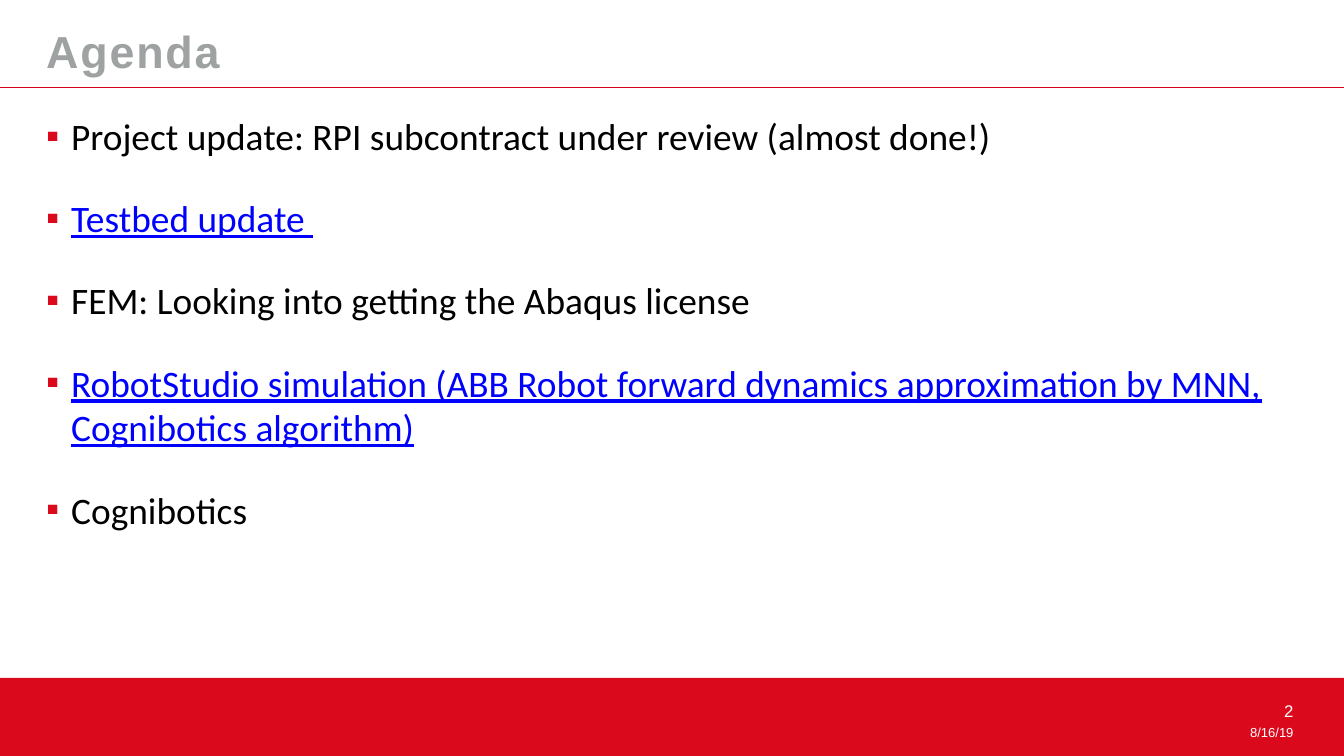
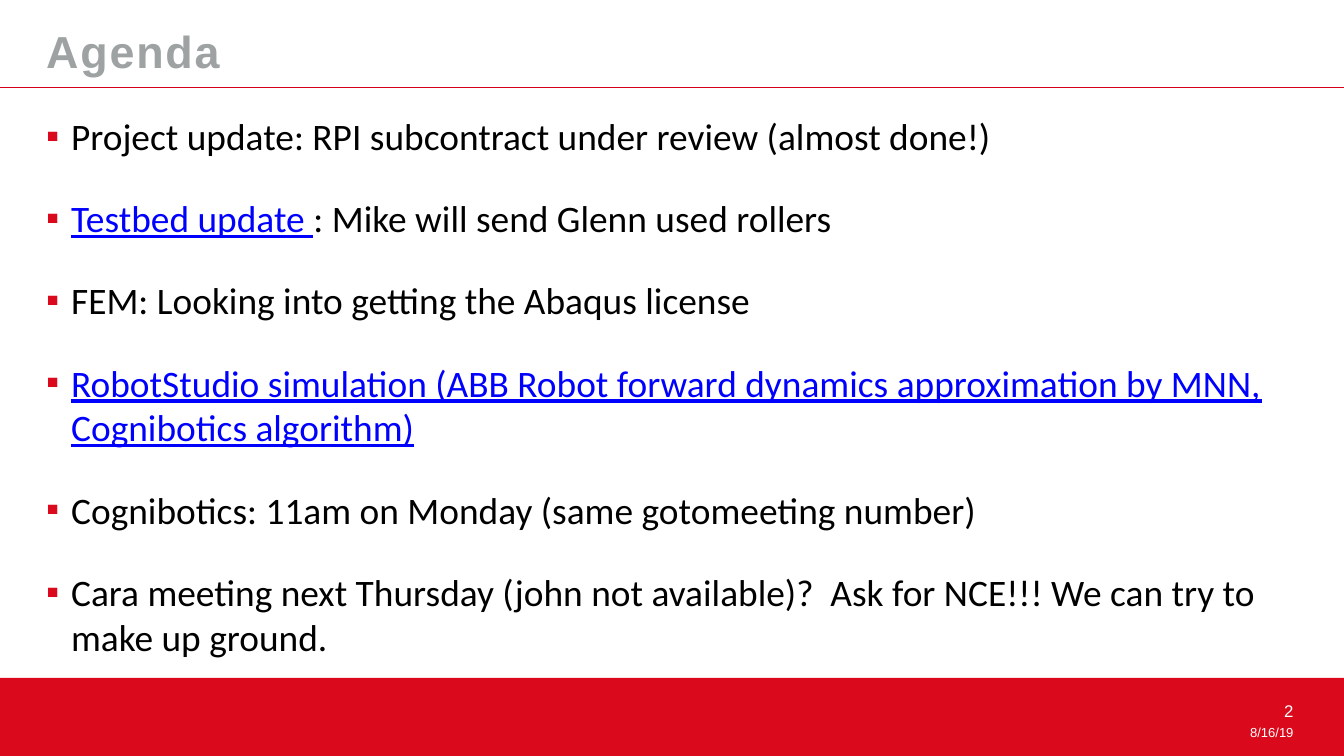
Before and after one commit to rpiRobotics/ARM-18-01-UTRC-Robotic-Deep-Rolling, a slide deck: slide 2 of Meetings/2019-08-16 ARM UTRC 18-01-F03.pptx. Drawn at 1344x756 pixels with LibreOffice and Linux fonts; fonts in the diff are those of the drawing; background and template pictures are left out. Boxes give left, top, right and bottom in pixels: in the first picture for what was removed or moved away, otherwise in the second. Text is boxed around its words. In the diff, an @@ line names an element or a change of style, - is before the commit and + after.

```diff
--- a/Meetings/2019-08-16 ARM UTRC 18-01-F03.pptx
+++ b/Meetings/2019-08-16 ARM UTRC 18-01-F03.pptx
@@ text at bbox=[71, 206, 831, 238]: text changed; text colour #0000FF to #000000 @@
-  ▪ Testbed update
+  ▪ Testbed update : Mike will send Glenn used rollers
@@ text at bbox=[71, 497, 1255, 658]: text changed @@
-  ▪ Cognibotics
+  ▪ Cognibotics: 11am on Monday (same gotomeeting number)
+  ▪ Cara meeting next Thursday (john not available)? Ask for NCE!!! We can try to make up ground.
```
Also in this commit, not shown: 1 other slide changed.
